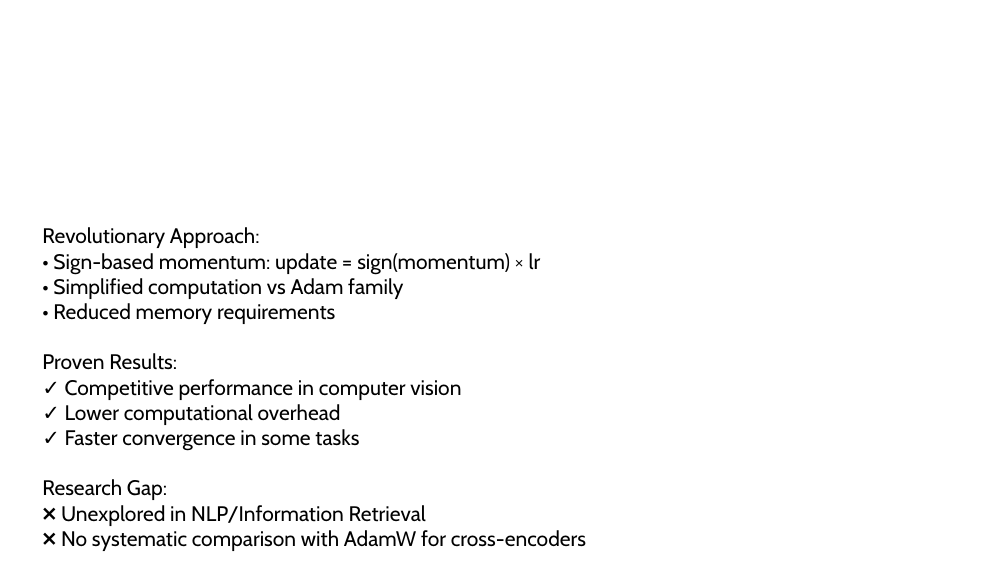
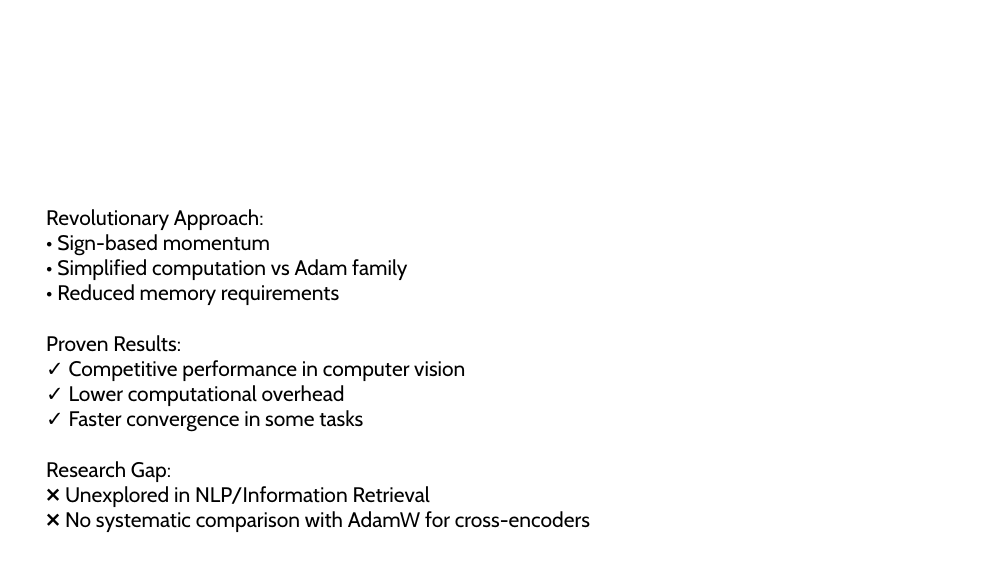
Before and after one commit to skfrost19/cross-encoder-modal, a slide deck: slide 10 of cross_encoder/thesis/Thesis_presentation.pptx. Drawn at 1008x567 pixels with LibreOffice and Linux fonts; fonts in the diff are those of the drawing; background and template pictures are left out. Boxes give left, top, right and bottom in pixels: in the first picture for what was removed or moved away, otherwise in the second. Text is boxed around its words. In the diff, an @@ line names an element or a change of style, - is before the commit and + after.

```diff
--- a/cross_encoder/thesis/Thesis_presentation.pptx
+++ b/cross_encoder/thesis/Thesis_presentation.pptx
@@ text "Revolutionary Approach:": place and size @@
-text "Revolutionary Approach:" at box(42, 227, 586, 551)
+text "Revolutionary Approach:" at box(46, 209, 590, 532)
@@ text at box(57, 234, 270, 256): text changed @@
-• Sign-based momentum: update = sign(momentum) × lr
+• Sign-based momentum
```
Also in this commit, not shown: 2 other slides changed, 4 other files.
